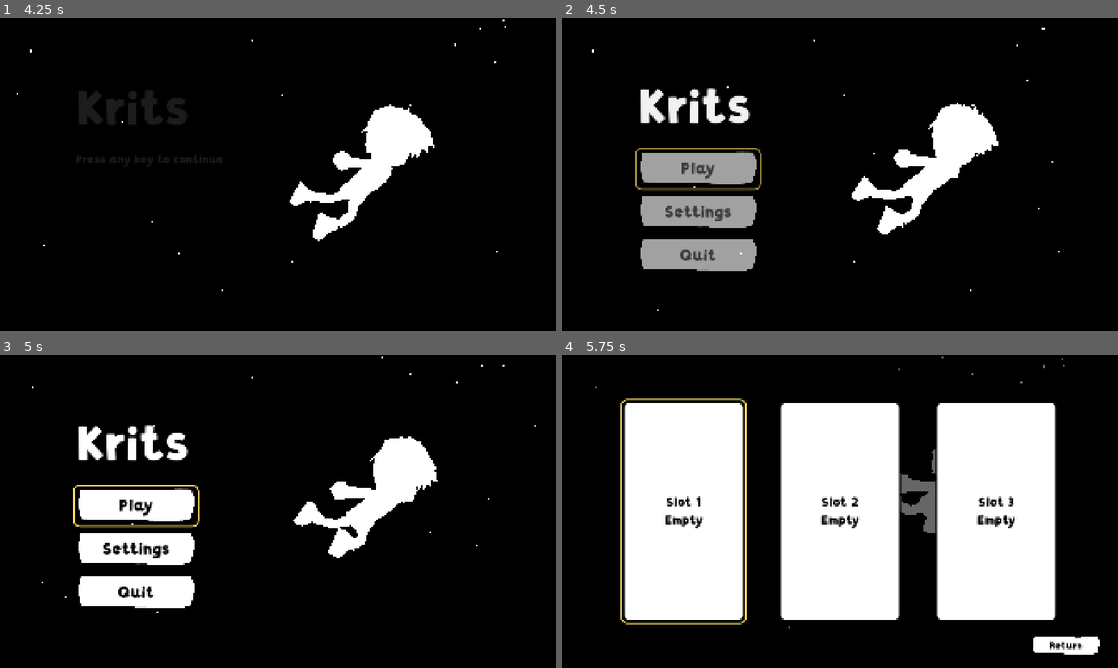
Above: before the commit, frames 1-4 (two rows, left to right).
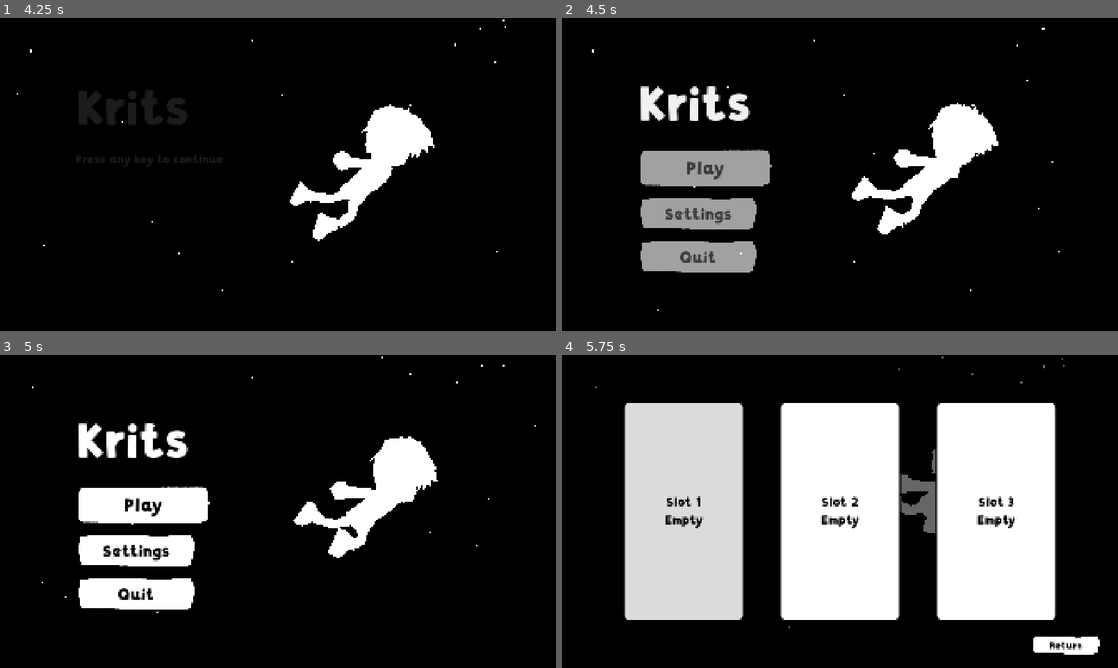
Above: after the commit, the same moments.

Repository: doggoanim/Krits
Game: Godot game, scene res://ui/main_menu.tscn
Two runs of this game, one before a commit and one after it. Both use one fixed random seed, a clock stepped at 60 frames per second and the inputs below. Sound files missing from this copy of the repository are replaced by a short silence.
Inputs (mouse positions are in pixels of both pictures, inside the frame that each line leads up to):
- Up to frame 1 (4.25 s): tap Enter at 0.5 s; move the mouse to (400, 158) at 0.52 s; hold D (move_right) 0.53-1.25 s; hold Ctrl (crouch_pound) 0.53-1.25 s; click (400, 158) at 0.67 s; tap Space (jump) at 0.77, 3.77 s; drag from (166, 190) to (250, 237) at 1.27 s; move the mouse to (333, 105) at 2.02 s; hold D (move_right) 2.03-2.75 s; hold Shift (roll_dive) 2.03-2.75 s; click (333, 105) at 2.17 s; drag from (250, 237) to (111, 127) at 2.77 s; move the mouse to (444, 221) at 3.52 s; hold A (move_left) from 3.53 s (still down); hold Ctrl (crouch_pound) from 3.53 s (still down); click (444, 221) at 3.67 s; tap Tab (menu_stats) at 4.15 s
- Up to frame 2 (4.5 s): release A (move_left) at 4.25 s; release Ctrl (crouch_pound) at 4.25 s; tap Enter at 4.25 s; drag from (673, 127) to (756, 96) at 4.27 s
- Up to frame 3 (5 s): no input
- Up to frame 4 (5.75 s): click "Play" at 5 s

Frame 1 is identical in both runs. In frame 2, 2.9% of the frame differs, in the area x 13-38%, y 21-82%; in frame 3, 3.0%; in frame 4, 15%, in the area x 10-34%, y 13-87%.

Commit message:
Menu focus look (FocusPop: grows + random button texture, no default ring); lake sparkle; pause portrait blinks and shows hurt face on squish
Co-Authored-By: Claude Sonnet 5.5 <noreply@anthropic.com>
Claude-Session: https://claude.ai/code/session_01TYpdm1jACUqsWG6yyTxbgm

Diff:
--- a/ui/main_menu.gd
+++ b/ui/main_menu.gd
@@ -55,6 +55,7 @@
 		screen.visible = false
 		screen.modulate.a = 0.0
 		screen.navigate.connect(_on_navigate)
+	FocusPop.attach_all(self)   # the menu's focus look (see FocusPop) instead of Godot's default ring
 	_fade.color.a = 0.0
 	if return_to_title:
 		return_to_title = false
--- a/ui/menu/menu_theme.tres
+++ b/ui/menu/menu_theme.tres
@@ -10,6 +10,8 @@
 content_margin_right = 36.0
 content_margin_bottom = 12.0
 texture = ExtResource("1_normal")
+
+[sub_resource type="StyleBoxEmpty" id="FocusNone"]
 
 [sub_resource type="StyleBoxFlat" id="FocusRing"]
 draw_center = false
@@ -66,7 +68,7 @@
 Button/colors/font_pressed_color = Color(0, 0, 0, 1)
 Button/font_sizes/font_size = 56
 Button/styles/disabled = SubResource("BtnNormal")
-Button/styles/focus = SubResource("FocusRing")
+Button/styles/focus = SubResource("FocusNone")
 Button/styles/hover = SubResource("BtnHover")
 Button/styles/hover_pressed = SubResource("BtnPressed")
 Button/styles/normal = SubResource("BtnNormal")
@@ -94,7 +96,7 @@
 OptionButton/colors/icon_pressed_color = Color(0, 0, 0, 1)
 OptionButton/font_sizes/font_size = 56
 OptionButton/styles/disabled = SubResource("BtnNormal")
-OptionButton/styles/focus = SubResource("FocusRing")
+OptionButton/styles/focus = SubResource("FocusNone")
 OptionButton/styles/hover = SubResource("BtnHover")
 OptionButton/styles/hover_pressed = SubResource("BtnPressed")
 OptionButton/styles/normal = SubResource("BtnNormal")
@@ -106,3 +108,4 @@
 PopupMenu/font_sizes/font_size = 44
 PopupMenu/styles/hover = SubResource("BtnHover")
 PopupMenu/styles/panel = SubResource("PopupPanel")
+HSlider/styles/focus = SubResource("FocusNone")
--- a/ui/menu/save_slots_screen.tscn
+++ b/ui/menu/save_slots_screen.tscn
@@ -99,6 +99,7 @@
 theme_override_styles/hover = SubResource("SlotHover")
 theme_override_styles/pressed = SubResource("SlotPressed")
 text = "Slot 1"
+metadata/focus_pop_grow = 1.0
 
 [node name="Slot2" type="Button" parent="Slots"]
 custom_minimum_size = Vector2(420, 760)
@@ -108,6 +109,7 @@
 theme_override_styles/hover = SubResource("SlotHover")
 theme_override_styles/pressed = SubResource("SlotPressed")
 text = "Slot 2"
+metadata/focus_pop_grow = 1.0
 
 [node name="Slot3" type="Button" parent="Slots"]
 custom_minimum_size = Vector2(420, 760)
@@ -117,6 +119,7 @@
 theme_override_styles/hover = SubResource("SlotHover")
 theme_override_styles/pressed = SubResource("SlotPressed")
 text = "Slot 3"
+metadata/focus_pop_grow = 1.0
 
 [node name="ReturnButton" type="Button" parent="."]
 unique_name_in_owner = true
@@ -158,18 +161,21 @@
 layout_mode = 2
 theme_override_font_sizes/font_size = 26
 text = "Delete"
+metadata/focus_pop_grow = 1.0
 
 [node name="Delete2" type="Button" parent="DeleteRow"]
 custom_minimum_size = Vector2(180, 50)
 layout_mode = 2
 theme_override_font_sizes/font_size = 26
 text = "Delete"
+metadata/focus_pop_grow = 1.0
 
 [node name="Delete3" type="Button" parent="DeleteRow"]
 custom_minimum_size = Vector2(180, 50)
 layout_mode = 2
 theme_override_font_sizes/font_size = 26
 text = "Delete"
+metadata/focus_pop_grow = 1.0
 
 [node name="Confirm" type="ColorRect" parent="."]
 unique_name_in_owner = true
--- a/ui/pause_menu.gd
+++ b/ui/pause_menu.gd
@@ -77,6 +77,9 @@
 	_heading_left = _heading_margin.get_theme_constant("margin_left")
 	_menu_left = _menu_margin.get_theme_constant("margin_left")
 	for node in _items:
+		node.set_meta(FocusPop.SKIP_META, true)   # the list has its own selected look (white bar)
+	FocusPop.attach_all(self)   # everything else: Settings page, confirmation buttons
+	for node in _items:
 		var item := node as Button
 		item.focus_entered.connect(_update_item_sizes)
 		item.mouse_entered.connect(item.grab_focus)   # hovering selects, like the keyboard does
--- a/ui/pause_menu.tscn
+++ b/ui/pause_menu.tscn
@@ -157,6 +157,7 @@
 outline_width_px = 7.0
 turn = -0.32
 only_when_visible = true
+mirror_player_face = false
 clickable = true
 squish_sound = ExtResource("8")
 
--- /dev/null
+++ b/ui/widgets/focus_pop.gd
@@ -0,0 +1,120 @@
+class_name FocusPop
+extends Node
+## The menu's focus look, replacing Godot's default focus ring. A control that
+## gains focus (keyboard OR mouse hover — hovering takes focus, so there's only
+## ever one "selected" control) grows a little, pushing its neighbours aside in
+## their container, like the pause menu's list does. A textured Button also
+## swaps to a random one of the theme's three hand-drawn button textures each
+## time it's focused, so the selection never looks exactly the same twice.
+##
+## Use FocusPop.attach_all(root) once a screen's controls exist — it adds one of
+## these as a child of every Button / TextureButton / HSlider underneath `root`.
+## Per-control opt-outs/tweaks via node metadata (set in the scene):
+##   no_focus_pop = true      leave this control alone (it has its own focus look)
+##   focus_pop_grow = 1.0     don't resize it when focused (default GROW); for
+##                            controls whose neighbours' alignment matters
+##
+## A Button with its own local `hover` stylebox (the save slots) shows THAT when
+## focused instead of a random texture; one with no textured theme styles gets
+## just the growth.
+
+const SKIP_META := &"no_focus_pop"
+const GROW_META := &"focus_pop_grow"
+const ATTACHED_META := &"_focus_pop_attached"
+const GROW := 1.12           ## how much bigger a focused control gets
+const GROW_TIME := 0.12
+const LOOK_STYLES: Array[StringName] = [&"normal", &"hover"]       ## the styles replaced while focused
+const TEXTURE_CHOICES: Array[StringName] = [&"normal", &"hover", &"pressed"]   ## the three textures to pick from
+
+var target: Control
+
+var _grow := GROW
+var _tween: Tween
+var _captured := false
+var _base_min := Vector2.ZERO
+var _base_font := 0
+var _saved_styles := {}   ## style name -> the control's own StyleBox override, or null if it had none
+
+static func attach_all(root: Node) -> void:
+	for node in root.find_children("*", "Control", true, false):
+		if node.has_meta(SKIP_META) or node.has_meta(ATTACHED_META):
+			continue
+		if node is Button or node is TextureButton or node is HSlider:
+			var pop := FocusPop.new()
+			pop.target = node
+			node.set_meta(ATTACHED_META, true)
+			node.add_child(pop)
+
+func _ready() -> void:
+	_grow = target.get_meta(GROW_META, GROW)
+	target.focus_entered.connect(_on_focus_entered)
+	target.focus_exited.connect(_on_focus_exited)
+	target.mouse_entered.connect(_on_mouse_entered)
+
+func _on_mouse_entered() -> void:
+	var base := target as BaseButton
+	if (base != null and base.disabled) or target.focus_mode == Control.FOCUS_NONE:
+		return
+	target.grab_focus()   # hovering selects, same as the keyboard
+
+func _on_focus_entered() -> void:
+	if not _captured:
+		_captured = true
+		_base_min = target.custom_minimum_size
+		if _base_min == Vector2.ZERO:
+			_base_min = target.get_combined_minimum_size()
+		if target is Button:
+			_base_font = target.get_theme_font_size(&"font_size")
+	var button := target as Button
+	if button != null:
+		_apply_look(button)
+	_animate(_grow)
+
+func _on_focus_exited() -> void:
+	var button := target as Button
+	if button != null:
+		_restore_look(button)
+	_animate(1.0)
+
+func _animate(factor: float) -> void:
+	if _grow == 1.0:
+		return
+	if _tween and _tween.is_valid():
+		_tween.kill()
+	_tween = target.create_tween().set_parallel(true)
+	_tween.set_trans(Tween.TRANS_BACK if factor > 1.0 else Tween.TRANS_QUAD).set_ease(Tween.EASE_OUT)
+	_tween.tween_property(target, "custom_minimum_size", _base_min * factor, GROW_TIME)
+	if _base_font > 0:
+		_tween.tween_method(_set_font_size, float(target.get_theme_font_size(&"font_size")),
+				float(_base_font) * factor, GROW_TIME)
+
+func _set_font_size(value: float) -> void:
+	target.add_theme_font_size_override(&"font_size", int(round(value)))
+
+func _apply_look(button: Button) -> void:
+	var look := _pick_look(button)
+	if look == null:
+		return
+	for style_name in LOOK_STYLES:
+		_saved_styles[style_name] = button.get_theme_stylebox(style_name) \
+				if button.has_theme_stylebox_override(style_name) else null
+		button.add_theme_stylebox_override(style_name, look)
+
+func _restore_look(button: Button) -> void:
+	for style_name in _saved_styles:
+		var original: StyleBox = _saved_styles[style_name]
+		if original == null:
+			button.remove_theme_stylebox_override(style_name)
+		else:
+			button.add_theme_stylebox_override(style_name, original)
+	_saved_styles.clear()
+
+func _pick_look(button: Button) -> StyleBox:
+	if button.has_theme_stylebox_override(&"hover"):
+		return button.get_theme_stylebox(&"hover")   # the control's own selected look (e.g. a slot's grey)
+	var textured: Array[StyleBox] = []
+	for style_name in TEXTURE_CHOICES:
+		var style := button.get_theme_stylebox(style_name)
+		if style is StyleBoxTexture:
+			textured.append(style)
+	return textured.pick_random() if not textured.is_empty() else null
--- a/ui/widgets/portrait_viewport.gd
+++ b/ui/widgets/portrait_viewport.gd
@@ -30,6 +30,7 @@
 @export var outline_width_px := 2.0    ## same screen-space-dilation idea as OutlineSystem, sized for this render, not the main viewport's
 @export var turn := 0.32               ## extra yaw (rad) so it isn't a flat mirror-facing shot: positive turns the character left, negative right
 @export var only_when_visible := false ## don't render while hidden (for a portrait that's only sometimes on screen)
+@export var mirror_player_face := true ## copy the live player's expression each frame (HUD). Off = run its own blink timer, for a portrait shown while the game is paused (the player's own face is frozen then)
 
 @export_group("Click squish")
 @export var clickable := false
@@ -166,8 +167,45 @@
 	cam.look_at(look_at_pos, Vector3.UP)
 	cam.current = true
 
-func _process(_delta: float) -> void:
-	_sync_face()
+func _process(delta: float) -> void:
+	if mirror_player_face:
+		_sync_face()
+	else:
+		_update_own_face(delta)
+
+# --- Own face (when not mirroring the player) -------------------------------------
+# Same behaviour as PlayerVisual's: random idle blinks, and a hurt face that
+# wins over blinking while it lasts (squish() triggers it).
+
+var _blink_cd := randf_range(PlayerVisual.BLINK_INTERVAL_MIN, PlayerVisual.BLINK_INTERVAL_MAX)
+var _blink_hold := 0.0
+var _hurt_hold := 0.0
+
+func _update_own_face(delta: float) -> void:
+	if _hurt_hold > 0.0:
+		_hurt_hold -= delta
+		_apply_expression(&"hurt")
+		if _hurt_hold <= 0.0:
+			_blink_cd = randf_range(PlayerVisual.BLINK_INTERVAL_MIN, PlayerVisual.BLINK_INTERVAL_MAX)
+		return
+	if _blink_hold > 0.0:
+		_blink_hold -= delta
+		if _blink_hold <= 0.0:
+			_blink_cd = randf_range(PlayerVisual.BLINK_INTERVAL_MIN, PlayerVisual.BLINK_INTERVAL_MAX)
+	else:
+		_blink_cd -= delta
+		if _blink_cd <= 0.0:
+			_blink_hold = PlayerVisual.BLINK_DURATION
+	_apply_expression(&"blink" if _blink_hold > 0.0 else PlayerVisual.DEFAULT_EXPRESSION)
+
+func _apply_expression(expr: StringName) -> void:
+	if _face_material == null or expr == _synced_expression:
+		return
+	var tex: Texture2D = PlayerVisual.FACE_EXPRESSIONS.get(expr)
+	if tex == null:
+		return
+	_synced_expression = expr
+	ModelUtil.set_albedo_texture(_face_material, tex)
 
 # --- Click squish ---------------------------------------------------------------
 
@@ -198,6 +236,8 @@
 			.set_trans(Tween.TRANS_QUAD).set_ease(Tween.EASE_IN_OUT)
 	_squish_tween.tween_property(self, "scale", Vector2.ONE, 0.12) \
 			.set_trans(Tween.TRANS_BACK).set_ease(Tween.EASE_OUT)
+	_hurt_hold = PlayerVisual.HURT_EXPRESSION_DURATION   # hurt face for the squeeze (own-face mode)
+	_blink_hold = 0.0
 	_play_squeak()
 
 func _play_squeak() -> void:
@@ -237,11 +277,4 @@
 	var player := get_tree().get_first_node_in_group(&"player") as Player
 	if player == null or player.visual == null:
 		return
-	var expr := player.visual.expression()
-	if expr == _synced_expression:
-		return
-	var tex: Texture2D = PlayerVisual.FACE_EXPRESSIONS.get(expr)
-	if tex == null:
-		return
-	_synced_expression = expr
-	ModelUtil.set_albedo_texture(_face_material, tex)
+	_apply_expression(player.visual.expression())
--- a/world/chesburg.tscn
+++ b/world/chesburg.tscn
@@ -84,7 +84,7 @@
 shader_parameter/wave_speed = 0.6
 shader_parameter/fresnel_power = 3.0
 shader_parameter/color_bands = 3.0
-shader_parameter/sparkle_strength = 0.0
+shader_parameter/sparkle_strength = 0.8
 shader_parameter/sparkle_density = 40.0
 shader_parameter/sparkle_speed = 2.5
 shader_parameter/sparkle_color = Color(1, 1, 0.95, 1)
